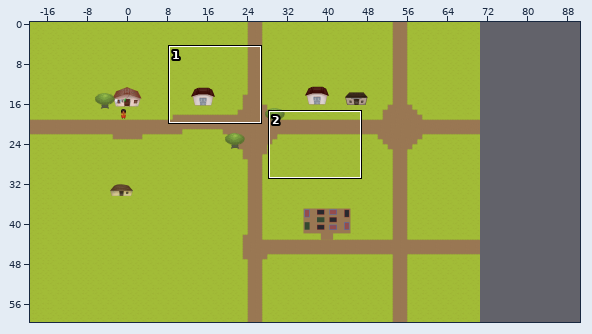
Tiled map, stored at site_media/assets/new_game/data/VirtualWorld.tmx. Above: a wide view before the commit, with the close-up outlined.
Close-up. Earlier state:
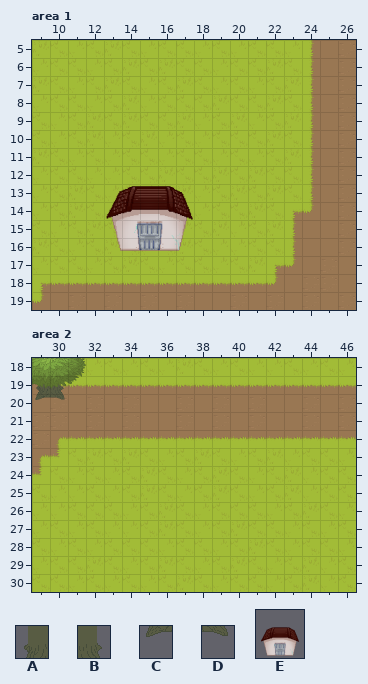
Cells are 32x32 px. Shown: area 1 x 9..26, y 5..19; area 2 x 29..46, y 18..30. The commit also changed other parts of the map, which this record leaves out. The old version is drawn lined up with the new one.
Key: from "tileSet": A 29, B 30, C 33, D 34; from "workshop": E 0.
_ is an empty cell.
Objects are placed by their top-left corner, in cells (3,4 is the top-left corner of cell 3,4); size is 1x1 cell unless given.
Layers that did not change in this view are not listed.
Objects on layer "Buildings" before, area 1:
E "Workshop" at 12.5,11 size 6x6
Once edited:
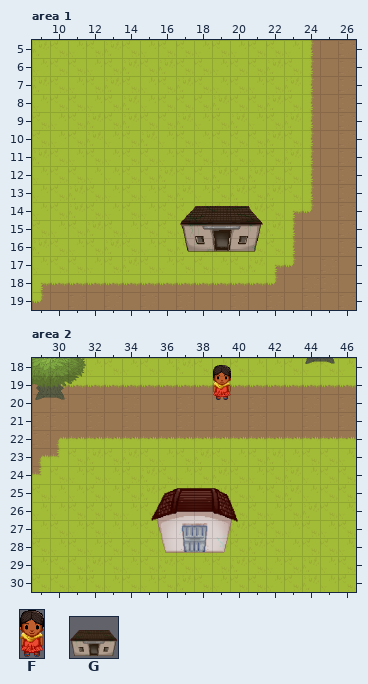
Further tiles: from "Mira": F 1; from "school": G 0.
Diff:
Changed rows in their new state; . is an unchanged cell.
everything moved by -20,+0 cells (the old picture is shown already moved)
Layer "Buildings", area 1:
changed: outside this view -> G "School" at 17.2,13 size 4.7x4
changed: E "Workshop" at 12.5,11 size 6x6 -> outside this view
Layer "Collision", area 2:
first column x 44:
18 CD
Layer "Buildings", area 2:
changed: outside this view -> E "SeemaWorkshop" at 35,23.1 size 6x6
Layer "Sprites", area 2:
changed: outside this view -> F at 39.1,18.4 size 1x2
